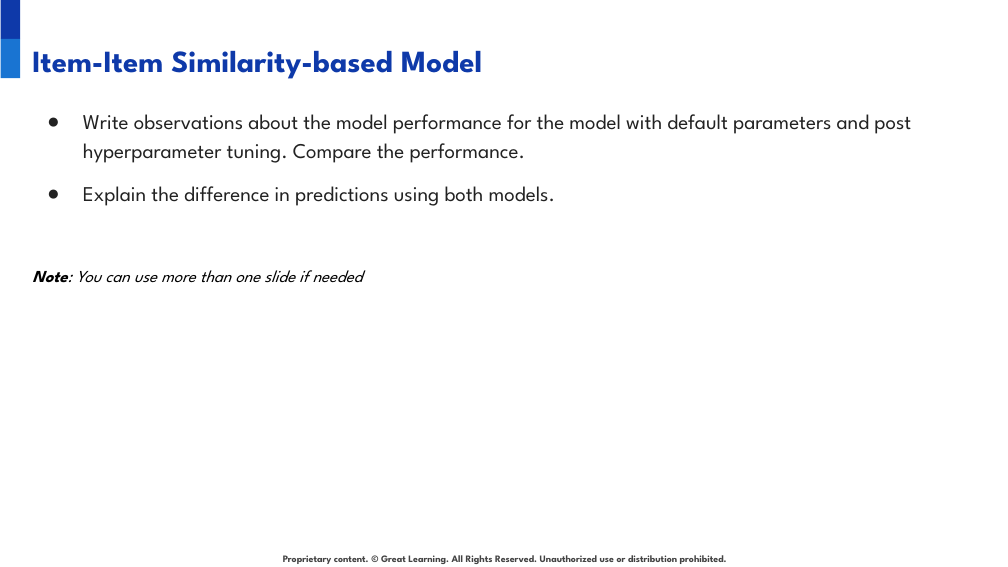
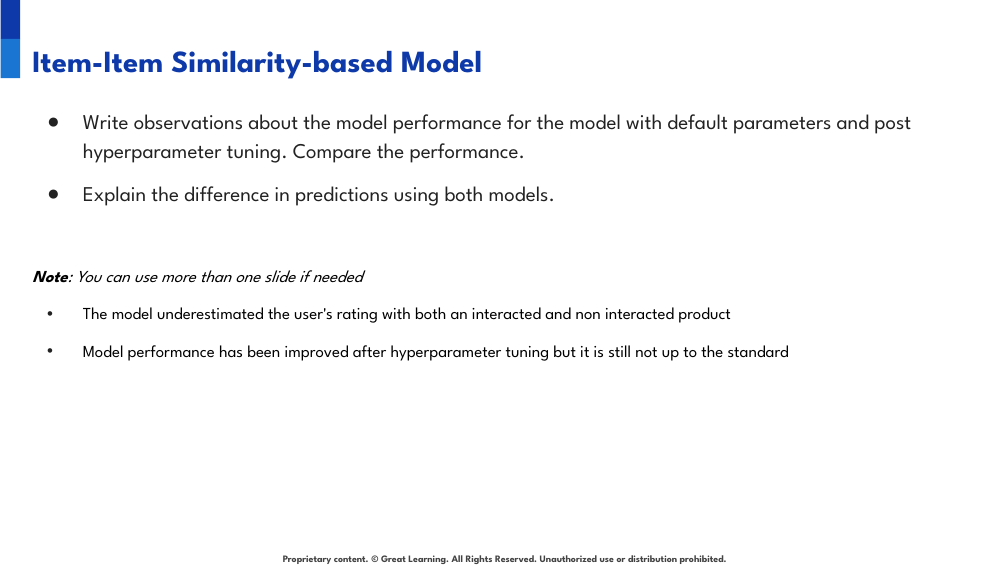
Before and after one commit to aktermitu13/Product-Recommendation-System, a slide deck: slide 8 of Presentation+Template+-+Amazon+Product+Recommendation+System.pptx (slide 7 before the commit). Drawn at 1008x567 pixels with LibreOffice and Linux fonts; fonts in the diff are those of the drawing; background and template pictures are left out. Boxes give left, top, right and bottom in pixels: in the first picture for what was removed or moved away, otherwise in the second. Text is boxed around its words. In the diff, an @@ line names an element or a change of style, - is before the commit and + after.

```diff
--- a/Presentation+Template+-+Amazon+Product+Recommendation+System.pptx
+++ b/Presentation+Template+-+Amazon+Product+Recommendation+System.pptx
@@ text at [83,307,789,361]: paragraphs added @@
+• The model underestimated the user's rating with both an interacted and non interacted product
+• Model performance has been improved after hyperparameter tuning but it is still not up to the standard
```
Also in this commit, not shown: 5 other slides changed, 2 slides added, 1 slide removed, 1 other file.
